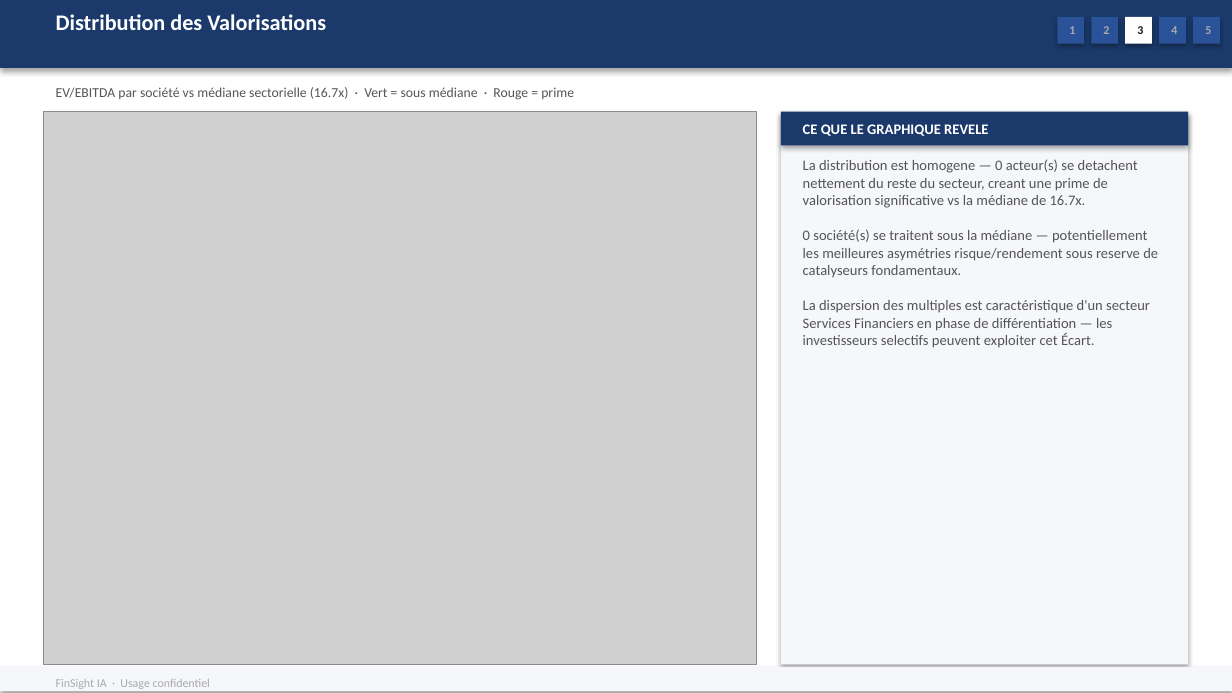
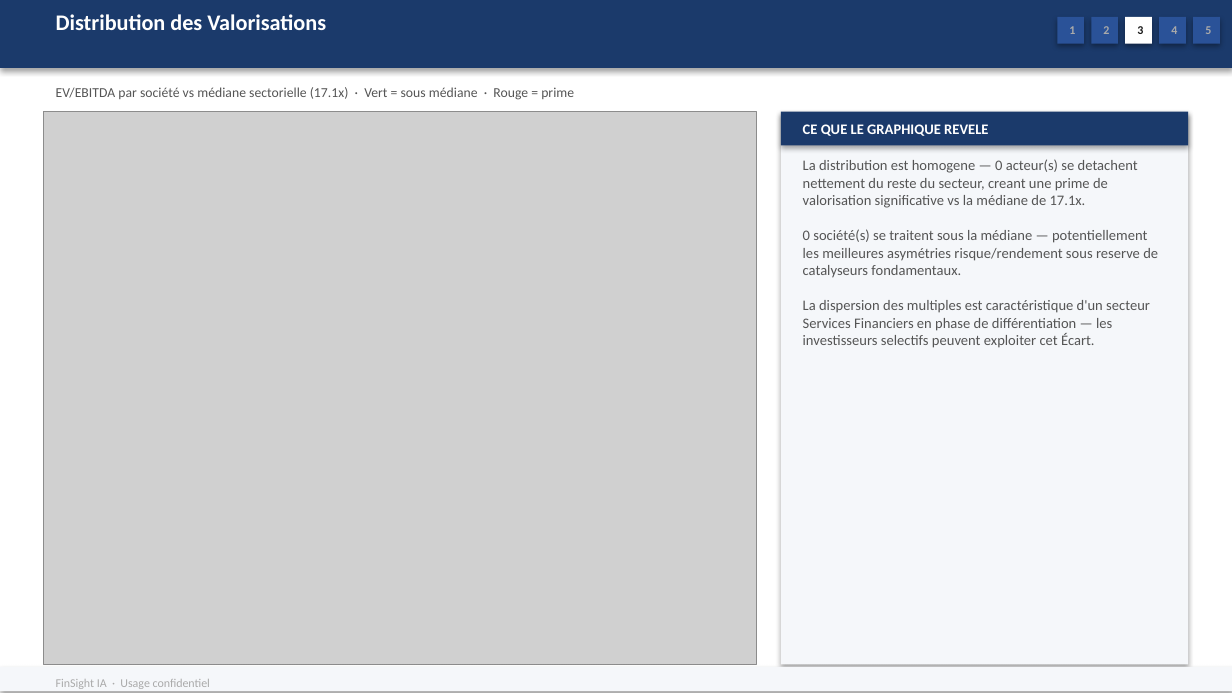
Before and after one commit to baptistejeh07-art/finsight-ia, a slide deck: slide 15 of preview/secteur_Financial_Services_S&P_500/secteur_Financial_Services_S&P_500.pptx. Drawn at 1232x693 pixels with LibreOffice and Linux fonts; fonts in the diff are those of the drawing; grey boxes stand for pictures. Boxes give left, top, right and bottom in pixels: in the first picture for what was removed or moved away, otherwise in the second. Text is boxed around its words. In the diff, an @@ line names an element or a change of style, - is before the commit and + after.

Commit message:
chore(preview): secteur_Financial_Services_S&P_500 outputs regeneres

```diff
--- a/preview/secteur_Financial_Services_S&P_500/secteur_Financial_Services_S&P_500.pptx
+++ b/preview/secteur_Financial_Services_S&P_500/secteur_Financial_Services_S&P_500.pptx
@@ text at box(56, 87, 574, 100): text changed @@
-EV/EBITDA par société vs médiane sectorielle (16.7x) · Vert = sous médiane · Rouge = prime
+EV/EBITDA par société vs médiane sectorielle (17.1x) · Vert = sous médiane · Rouge = prime
@@ text at box(803, 159, 1158, 348): text changed @@
-La distribution est homogene — 0 acteur(s) se detachent nettement du reste du secteur, creant une prime de valorisation significative vs la médiane de 16.7x.
-0 société(s) se traitent sous la médiane — potentiellement les meilleures asymétries risque/rendement sous reserve de catalyseurs fondamentaux.
-La dispersion des multiples est caractéristique d'un secteur Services Financiers en phase de différentiation — les investisseurs selectifs peuvent exploiter cet Écart.
+La distribution est homogene — 0 acteur(s) se detachent nettement du reste du secteur, creant une prime de valorisation significative vs la médiane de 17.1x.
+0 société(s) se traitent sous la médiane — potentiellement les meilleures asymétries risque/rendement sous reserve de catalyseurs fondamentaux.
+La dispersion des multiples est caractéristique d'un secteur Services Financiers en phase de différentiation — les investisseurs selectifs peuvent exploiter cet Écart.
```
Also in this commit, not shown: 15 other slides changed, 2 other files.
